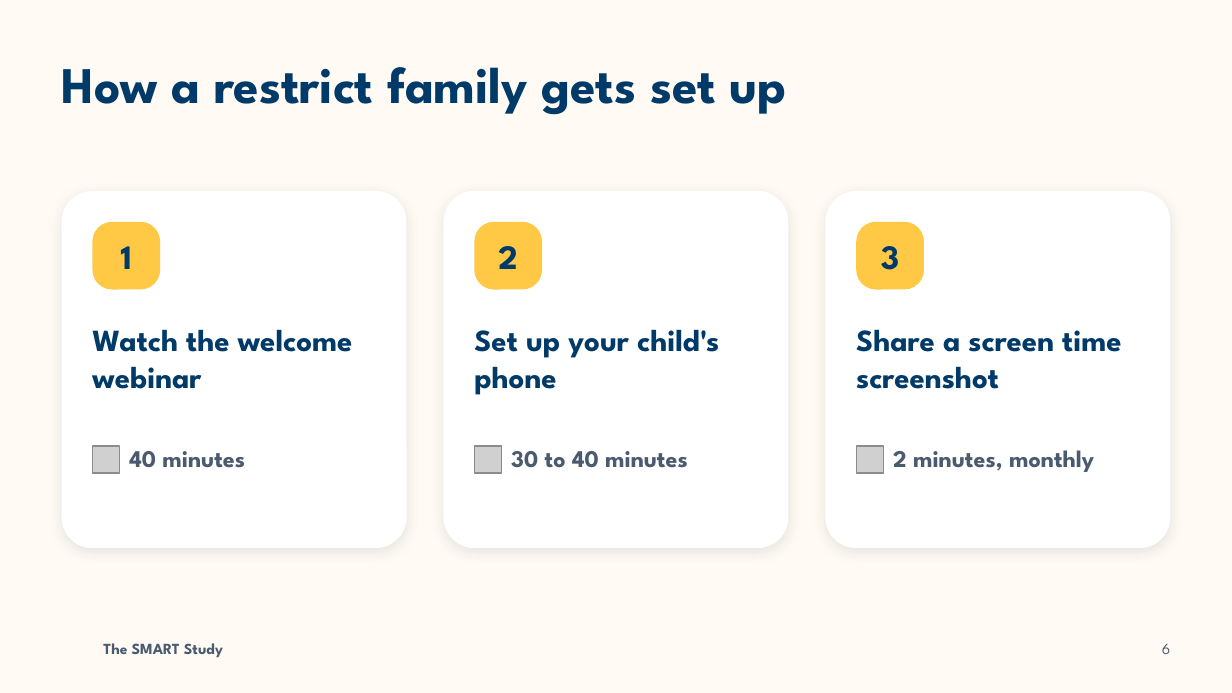
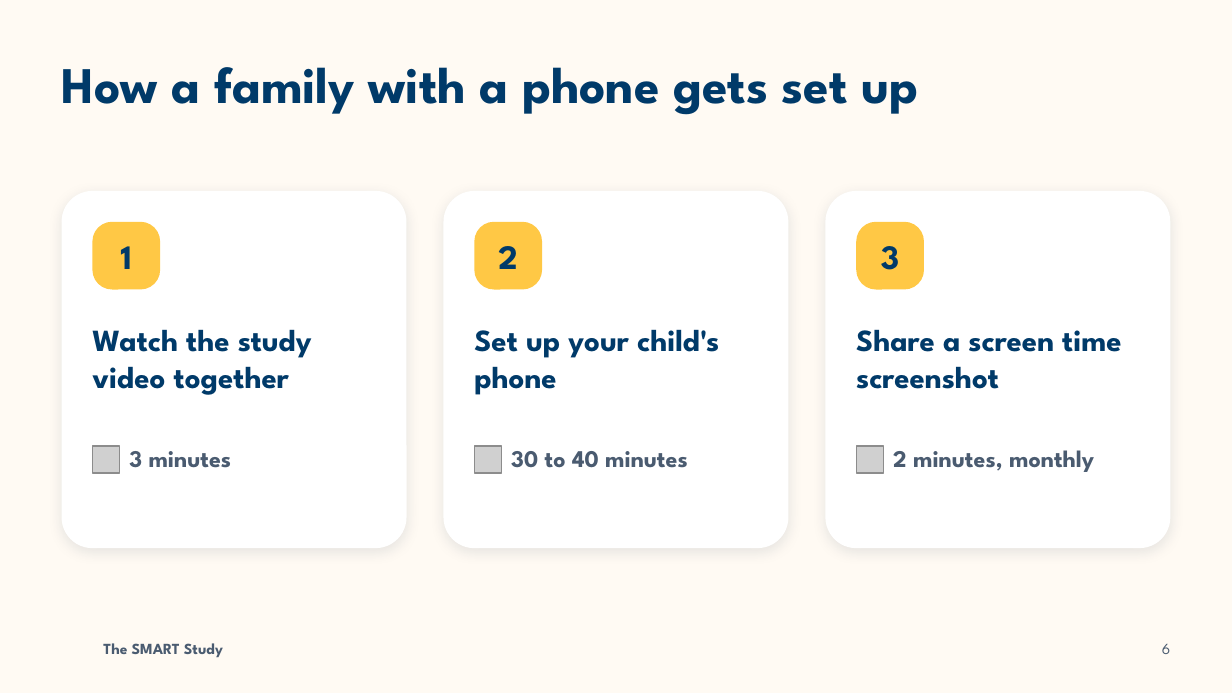
Before and after one commit to lmpollockmuguruza/microsite-example, a slide deck: slide 6 of exports/SMART-deck-template.pptx. Drawn at 1232x693 pixels with LibreOffice and Linux fonts; fonts in the diff are those of the drawing; grey boxes stand for pictures; background and template pictures are left out. Boxes give left, top, right and bottom in pixels: in the first picture for what was removed or moved away, otherwise in the second. Text is boxed around its words. In the diff, an @@ line names an element or a change of style, - is before the commit and + after.

```diff
--- a/exports/SMART-deck-template.pptx
+++ b/exports/SMART-deck-template.pptx
@@ title at (62,67,918,115): text changed @@
-How a restrict family gets set up
+How a family with a phone gets set up
@@ text at (92,329,312,395): text changed @@
-Watch the welcome webinar
+Watch the study video together
@@ text at (129,451,232,468): text changed @@
-40 minutes
+3 minutes
```
Also in this commit, not shown: 4 other slides changed, 1 slide added, 1 slide removed, 3 other files.
